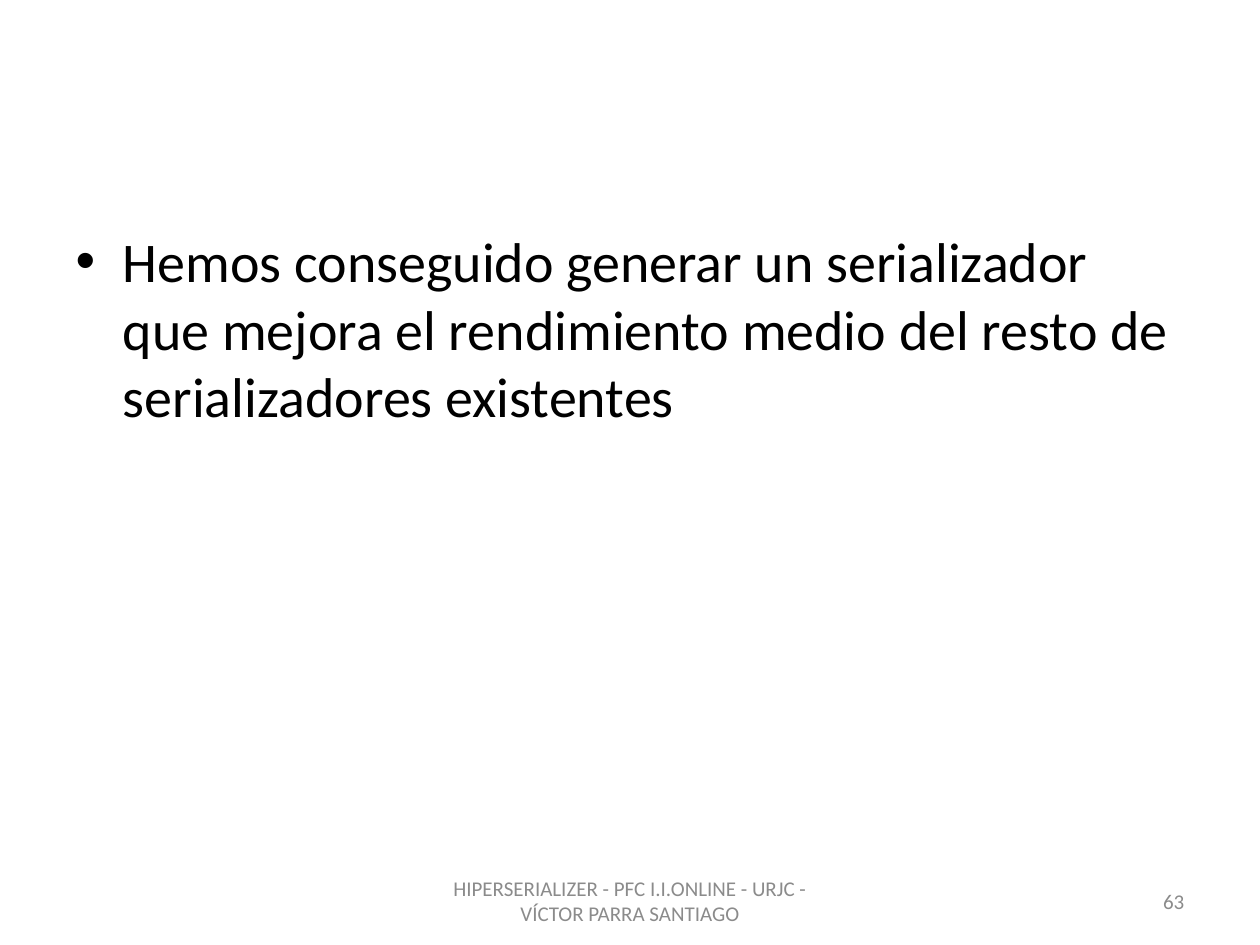
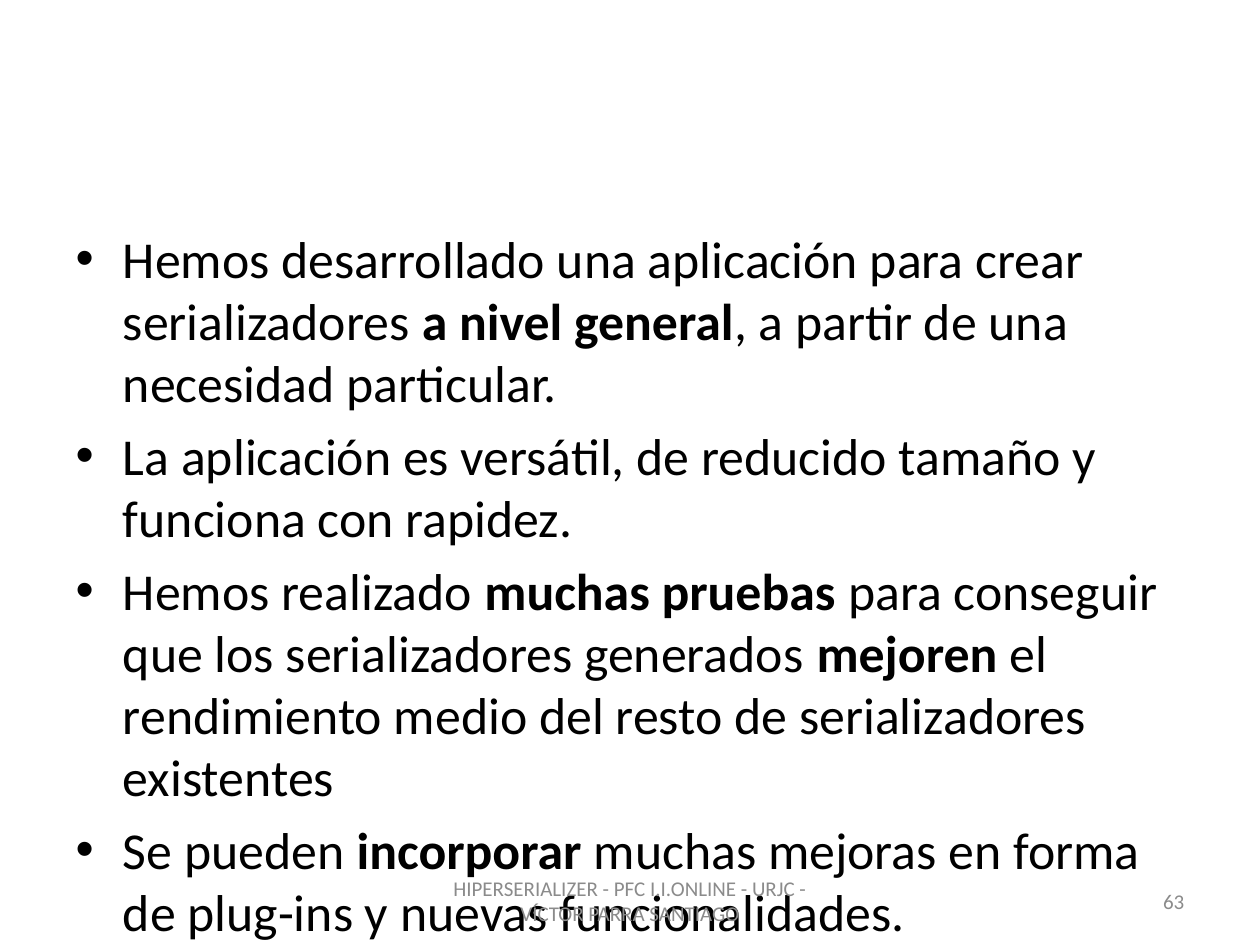
Before and after one commit to vitiparra/ProyectoFinDeCarrera, a slide deck: slide 63 of Memoria/PFC HiperSerializer OK.pptx. Drawn at 1260x945 pixels with LibreOffice and Linux fonts; fonts in the diff are those of the drawing; background and template pictures are left out. Boxes give left, top, right and bottom in pixels: in the first picture for what was removed or moved away, otherwise in the second. Text is boxed around its words. In the diff, an @@ line names an element or a change of style, - is before the commit and + after.

```diff
--- a/Memoria/PFC HiperSerializer OK.pptx
+++ b/Memoria/PFC HiperSerializer OK.pptx
@@ text at (x1=123, y1=242, x2=1157, y2=940): text changed; size 32 to 29.6 pt @@
-• Hemos conseguido generar un serializador que mejora el rendimiento medio del resto de serializadores existentes
+• Hemos desarrollado una aplicación para crear serializadores a nivel general, a partir de una necesidad particular.
+• La aplicación es versátil, de reducido tamaño y funciona con rapidez.
+• Hemos realizado muchas pruebas para conseguir que los serializadores generados mejoren el rendimiento medio del resto de serializadores existentes
+• Se pueden incorporar muchas mejoras en forma de plug-ins y nuevas funcionalidades.
```
Also in this commit, not shown: 16 other slides changed, 1 slide added, 45 slides removed, 1 other file.
